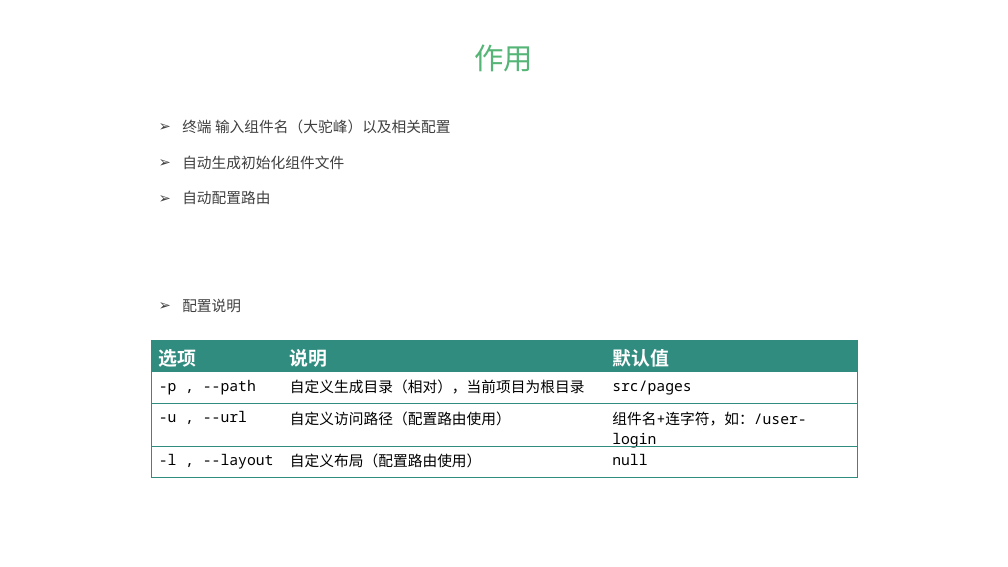
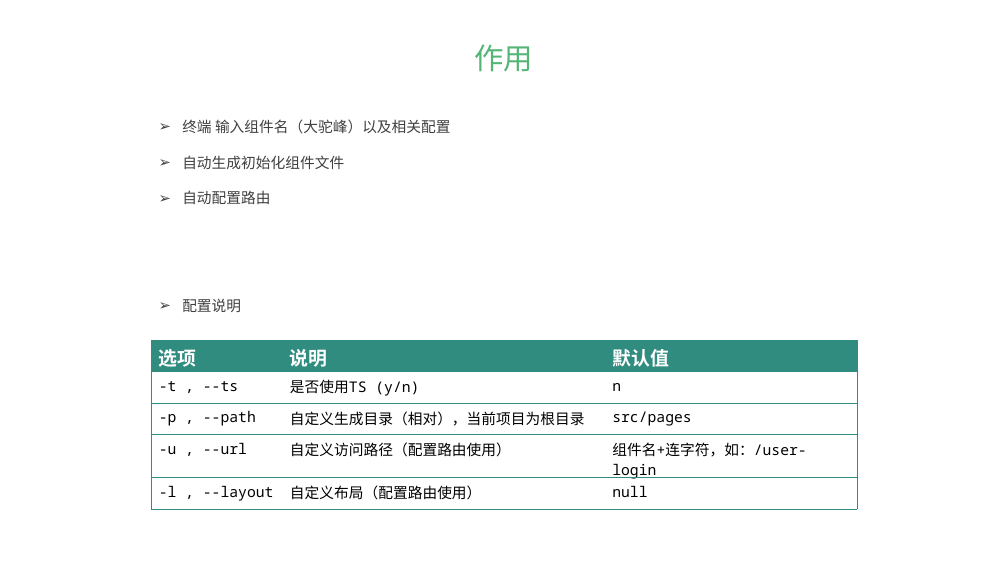
Before and after one commit to Erindcl/initialize-page, a slide deck: slide 6 of 初始化组件&自动配置路由.pptx. Drawn at 1008x567 pixels with LibreOffice and Linux fonts; fonts in the diff are those of the drawing; background and template pictures are left out. Boxes give left, top, right and bottom in pixels: in the first picture for what was removed or moved away, otherwise in the second. Text is boxed around its words. In the diff, an @@ line names an element or a change of style, - is before the commit and + after.

Commit message:
update

```diff
--- a/初始化组件&自动配置路由.pptx
+++ b/初始化组件&自动配置路由.pptx
@@ table at <box>151,340,857,505</box> @@
+row 2: -t , --ts | 是否使用TS (y/n) | n
```
